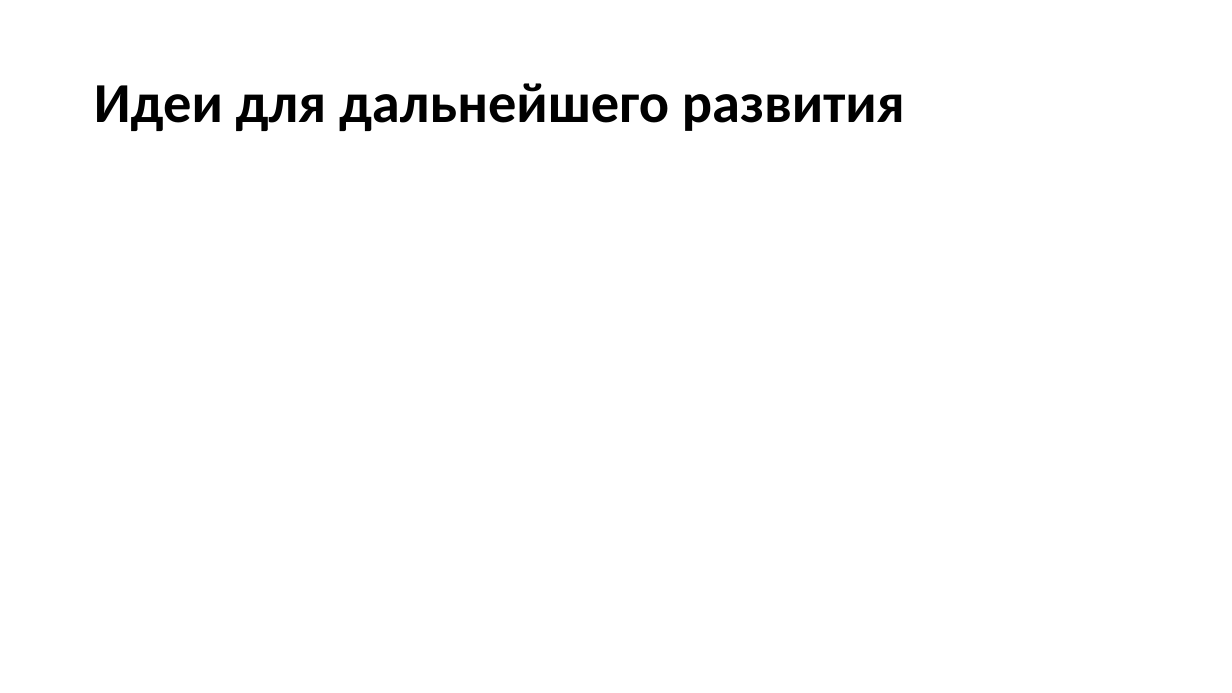
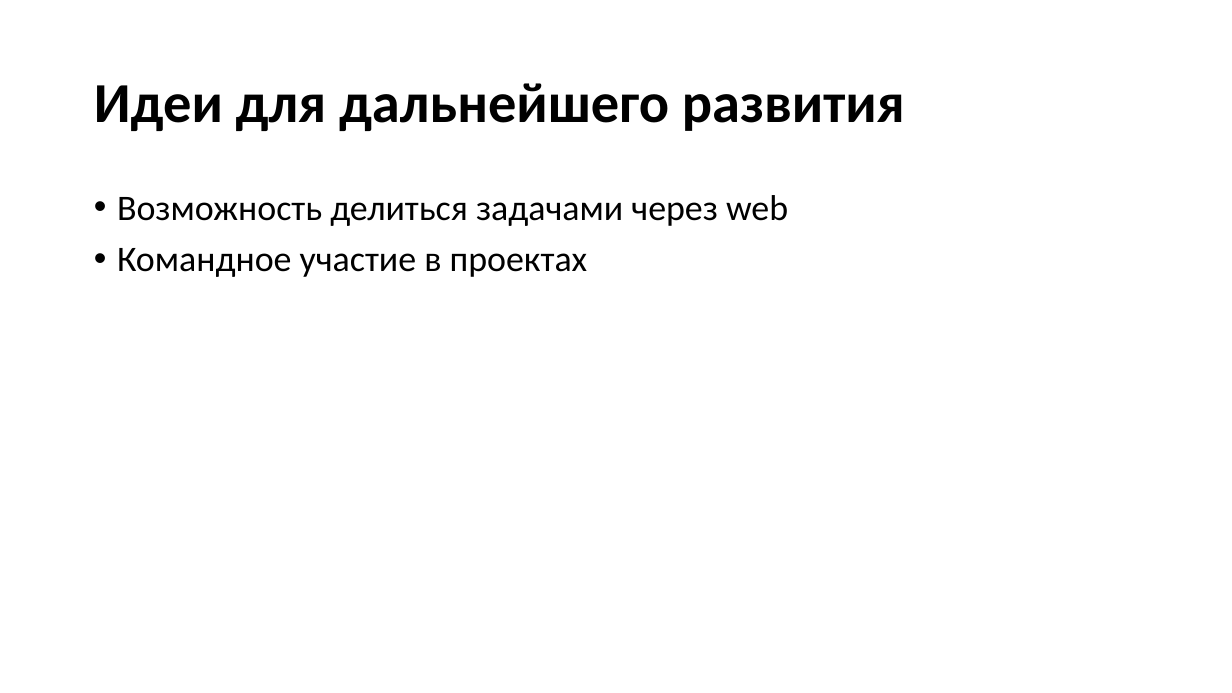
Before and after one commit to zzuummaa/IkraFinal, a slide deck: slide 4 of docs/IkraFinal BestHack.pptx. Drawn at 1232x693 pixels with LibreOffice and Linux fonts; fonts in the diff are those of the drawing. Boxes give left, top, right and bottom in pixels: in the first picture for what was removed or moved away, otherwise in the second. Text is boxed around its words. In the diff, an @@ line names an element or a change of style, - is before the commit and + after.

```diff
--- a/docs/IkraFinal BestHack.pptx
+++ b/docs/IkraFinal BestHack.pptx
@@ text added at bbox=[117, 195, 788, 277], 28 pt, text #000000 @@
+• Возможность делиться задачами через web
+• Командное участие в проектах
```
Also in this commit, not shown: 5 other files.
